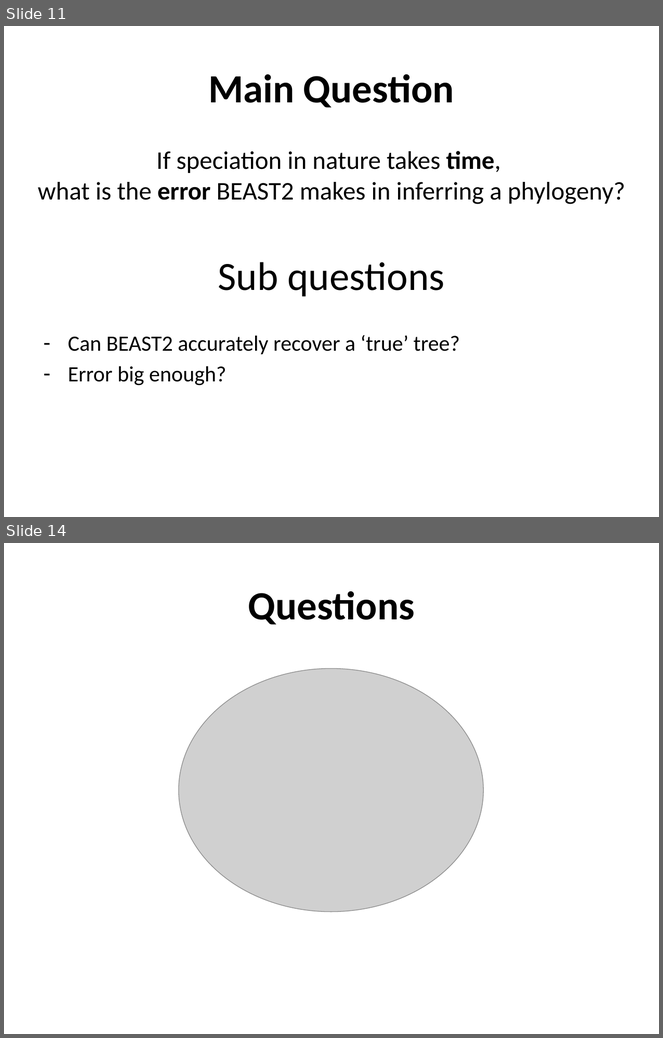
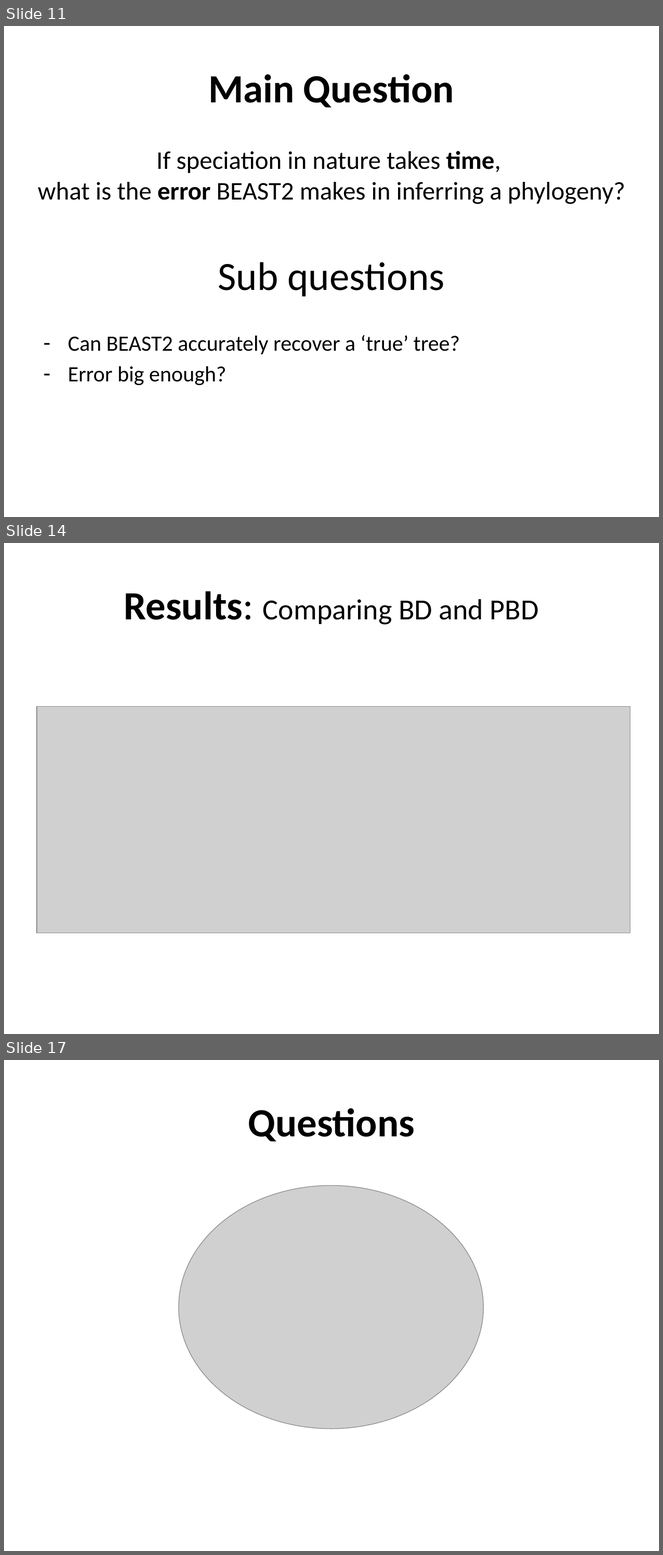
Before and after one commit to richelbilderbeek/Cer2016, a slide deck: doc/Cer2016_Femke Thon & Jolien Gay_without graphs.pptx. Shown one above the other, each under a label of ours: slides 11 and 14 before the commit, slides 11, 14 and 17 after it; the slides between them are not shown. The pictures are 663x1038 and 663x1555 pixels, drawn with LibreOffice and Linux fonts; fonts in the diff are those of the drawing; grey boxes stand for pictures; background and template pictures are left out. Boxes give left, top, right and bottom in pixels: in the first picture for what was removed or moved away, otherwise in the second. Text is boxed around its words. In the diff, an @@ line names an element or a change of style, - is before the commit and + after.

```diff
--- a/doc/Cer2016_Femke Thon & Jolien Gay_without graphs.pptx
+++ b/doc/Cer2016_Femke Thon & Jolien Gay_without graphs.pptx
@@ slide 14 added at bbox=[4, 543, 659, 1034], background picture (left out) @@
@@ title added at bbox=[124, 591, 539, 625], 32 pt, text #000000 @@
+Results: Comparing BD and PBD
@@ picture added at bbox=[37, 706, 631, 933] @@
@@ what was slide 14 is now slide 17 @@
```
Also in this commit, not shown: 1 slide changed, 3 other slides added, 1 slide removed.
